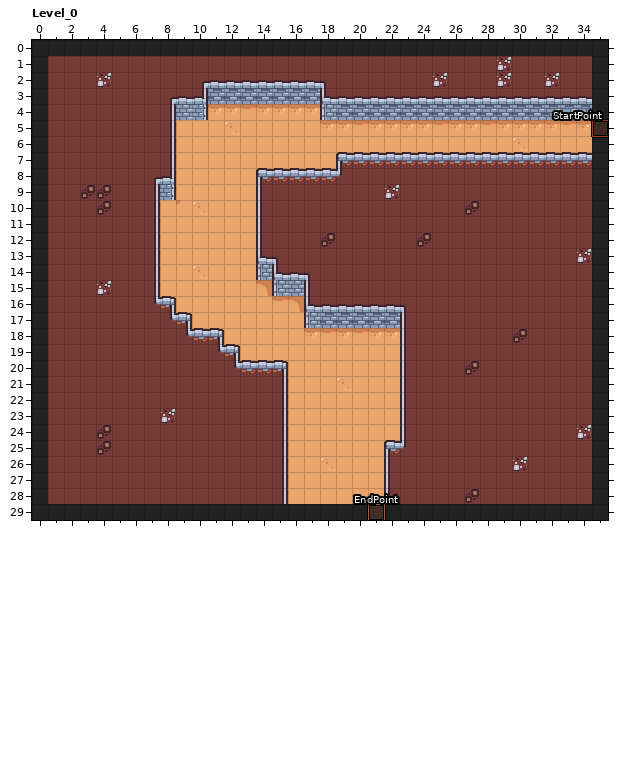
Level history. LDtk project: assets/level1.ldtk. The picture above is the old version.
Cells are 16x16 px. Shown: Level_0 x 0..35, y 0..29. The commit also changed other parts of the map, which this record leaves out.
And afterwards:
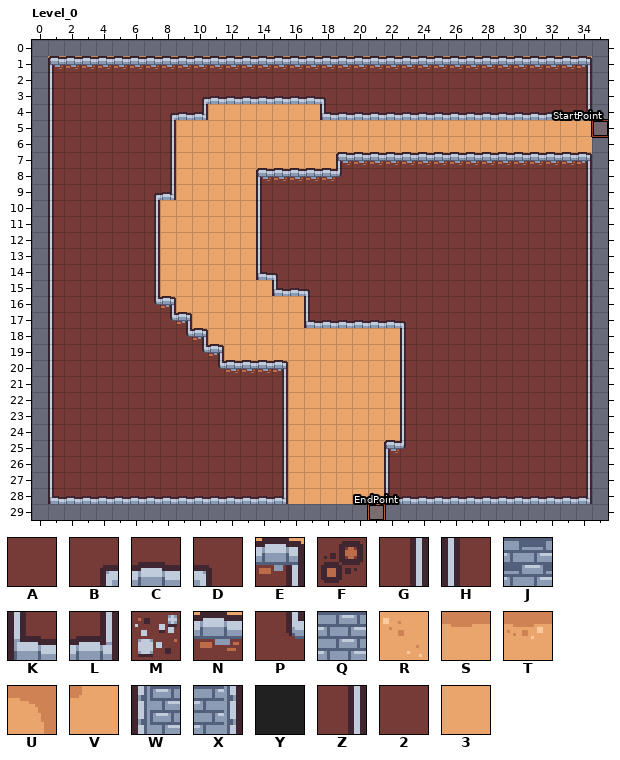
Key: from "Kenney_tilemap": A 0, B 1, C 2, D 3, E 5, F 12, G 13, H 13 flipped left-right, J 14, K 16, L 17, M 24, N 26, P 27 flipped left-right, Q 40, R 49, S 50, T 51, U 52, V 53, W 57, X 59; from "TileTypes": Y 4 "Edge"; from "TileTypes2": Z 1 "Walls", 2 2 "BuildArea", 3 3 "WalkArea".
_ is an empty cell, # one hidden under a higher layer.
What changed:
Layer "TileTypes2" (removed):
y 1: x 1..34 2222222222222222222222222222222222 -> __________________________________
y 2: x 1 2 -> _; x 4 2 -> _; x 10..18 222222222 -> _________; x 25 2 -> _; x 29 2 -> _; x 32 2 -> _; x 34 2 -> _
y 3: x 1 2 -> _; x 8..34 22ZZZZZZZZZ2222222222222222 -> ___________________________
y 4: x 1 2 -> _; x 8..34 ZZZ3333333ZZZZZZZZZZZZZZZZZ -> ___________________________
y 5: x 1 2 -> _; x 12 3 -> _; x 18..34 33333333333333333 -> _________________
y 6: x 1 2 -> _; x 30 3 -> _
y 7: x 1 2 -> _; x 34 Z -> _
y 8: x 1 2 -> _; x 7..8 2Z -> __; x 34 2 -> _
y 9: x 1 2 -> _; x 3..4 22 -> __; x 7..8 ZZ -> __; x 22 2 -> _; x 34 2 -> _
y 10: x 1 2 -> _; x 4 2 -> _; x 9..10 33 -> __; x 27 2 -> _; x 34 2 -> _
y 11: x 1 2 -> _; x 34 2 -> _
y 12: x 1 2 -> _; x 18 2 -> _; x 24 2 -> _; x 34 2 -> _
y 13: x 1 2 -> _; x 14..15 Z2 -> __; x 34 2 -> _
y 14: x 1 2 -> _; x 10 3 -> _; x 14..17 ZZ22 -> ____; x 34 2 -> _
y 15: x 1 2 -> _; x 4 2 -> _; x 14..17 3ZZZ -> ____; x 34 2 -> _
y 16: x 1 2 -> _; x 15..23 33Z222222 -> _________; x 34 2 -> _
y 17: x 1 2 -> _; x 17..23 ZZZZZZZ -> _______; x 34 2 -> _
y 18: x 1 2 -> _; x 10..11 ZZ -> __; x 17..22 333333 -> ______; x 30 2 -> _; x 34 2 -> _
y 19: x 1 2 -> _; x 10..12 2ZZ -> ___; x 34 2 -> _
y 20: x 1 2 -> _; x 11..12 2Z -> __; x 27 2 -> _; x 34 2 -> _
y 21: x 1 2 -> _; x 19 3 -> _; x 34 2 -> _
y 22: x 1 2 -> _; x 34 2 -> _
y 23: x 1 2 -> _; x 8 2 -> _; x 34 2 -> _
y 24..25: x 1 2 -> _; x 4 2 -> _; x 34 2 -> _
y 26: x 1 2 -> _; x 18 3 -> _; x 30 2 -> _; x 34 2 -> _
y 27: x 1 2 -> _; x 34 2 -> _
y 28: x 1..15 22222222222222Z -> _______________; x 22..34 Z222222222222 -> _____________
Layer "TileTypes" (removed):
y 0: x 0..35 YYYYYYYYYYYYYYYYYYYYYYYYYYYYYYYYYYYY -> ____________________________________
y 1: x 0..35 Y##################################Y -> ____________________________________
y 2: x 0..1 Y# -> __; x 4 # -> _; x 10..18 ######### -> _________; x 25 # -> _; x 29 # -> _; x 32 # -> _; x 34..35 #Y -> __
y 3..4: x 0..1 Y# -> __; x 8..35 ###########################Y -> ____________________________
y 5: x 0..1 Y# -> __; x 12 # -> _; x 18..35 #################Y -> __________________
y 6: x 0..1 Y# -> __; x 30 # -> _; x 35 Y -> _
y 7: x 0..1 Y# -> __; x 34..35 #Y -> __
y 8: x 0..1 Y# -> __; x 7..8 ## -> __; x 34..35 #Y -> __
y 9: x 0..1 Y# -> __; x 3..4 ## -> __; x 7..8 ## -> __; x 22 # -> _; x 34..35 #Y -> __
y 10: x 0..1 Y# -> __; x 4 # -> _; x 9..10 ## -> __; x 27 # -> _; x 34..35 #Y -> __
y 11: x 0..1 Y# -> __; x 34..35 #Y -> __
y 12: x 0..1 Y# -> __; x 18 # -> _; x 24 # -> _; x 34..35 #Y -> __
y 13: x 0..1 Y# -> __; x 14..15 ## -> __; x 34..35 #Y -> __
y 14: x 0..1 Y# -> __; x 10 # -> _; x 14..17 #### -> ____; x 34..35 #Y -> __
y 15: x 0..1 Y# -> __; x 4 # -> _; x 14..17 #### -> ____; x 34..35 #Y -> __
y 16: x 0..1 Y# -> __; x 15..23 ######### -> _________; x 34..35 #Y -> __
y 17: x 0..1 Y# -> __; x 17..23 ####### -> _______; x 34..35 #Y -> __
y 18: x 0..1 Y# -> __; x 10..11 ## -> __; x 17..22 ###### -> ______; x 30 # -> _; x 34..35 #Y -> __
y 19: x 0..1 Y# -> __; x 10..12 ### -> ___; x 34..35 #Y -> __
y 20: x 0..1 Y# -> __; x 11..12 ## -> __; x 27 # -> _; x 34..35 #Y -> __
y 21: x 0..1 Y# -> __; x 19 # -> _; x 34..35 #Y -> __
y 22: x 0..1 Y# -> __; x 34..35 #Y -> __
y 23: x 0..1 Y# -> __; x 8 # -> _; x 34..35 #Y -> __
y 24..25: x 0..1 Y# -> __; x 4 # -> _; x 34..35 #Y -> __
y 26: x 0..1 Y# -> __; x 18 # -> _; x 30 # -> _; x 34..35 #Y -> __
y 27: x 0..1 Y# -> __; x 34..35 #Y -> __
y 28: x 0..15 Y############### -> ________________; x 22..35 #############Y -> ______________
y 29: x 0..35 YYYYYYYYYYYYYYYYYYYYYYYYYYYYYYYYYYYY -> ____________________________________
Layer "Base":
y 1: x 1..34 AAAAAAAAAAAAAAAAAAAAAAAAAAAAMAAAAA -> 2222222222222222222222222222222222
y 2: x 1 A -> 2; x 4 M -> 2; x 10..18 BCCCCCCCD -> 222222222; x 25 M -> 2; x 29 M -> 2; x 32 M -> 2; x 34 A -> 2
y 3: x 1 A -> 2; x 8..34 BCLJJJJJJJKCCCCCCCCCCCCCCCC -> 222222222222222222222222222
y 4: x 1 A -> 2; x 8..34 GQXTTSTTTTWJJJJJJJJJJJJJJJJ -> 222333333322222222222222222
y 5: x 1 A -> 2; x 12 R -> 3; x 18..34 TTSTTTTSTTSTTTTST -> 33333333333333333
y 6: x 1 A -> 2; x 30 R -> 3
y 7: x 1 A -> 2; x 34 N -> 2
y 8: x 1 A -> 2; x 7..8 BL -> 22; x 34 A -> 2
y 9: x 1 A -> 2; x 3..4 FF -> 22; x 7..8 GX -> 22; x 22 M -> 2; x 34 A -> 2
y 10: x 1 A -> 2; x 4 F -> 2; x 9..10 VR -> 33; x 27 F -> 2; x 34 A -> 2
y 11: x 1 A -> 2; x 34 A -> 2
y 12: x 1 A -> 2; x 18 F -> 2; x 24 F -> 2; x 34 A -> 2
y 13: x 1 A -> 2; x 14..15 KD -> 22; x 34 M -> 2
y 14: x 1 A -> 2; x 10 R -> 3; x 14..17 WKCD -> 2222; x 34 A -> 2
y 15: x 1 A -> 2; x 4 M -> 2; x 14..17 UWQH -> 3222; x 34 A -> 2
y 16: x 1 A -> 2; x 15..23 SUKCCCCCD -> 332222222; x 34 A -> 2
y 17: x 1 A -> 2; x 17..23 WJJJJJH -> 2222222; x 34 A -> 2
y 18: x 1 A -> 2; x 10..11 NE -> 23; x 17..22 TSTSTT -> 333333; x 30 F -> 2; x 34 A -> 2
y 19: x 1 A -> 2; x 10..12 APE -> 223; x 34 A -> 2
y 20: x 1 A -> 2; x 11..12 AP -> 22; x 27 F -> 2; x 34 A -> 2
y 21: x 1 A -> 2; x 19 R -> 3; x 34 A -> 2
y 22: x 1 A -> 2; x 34 A -> 2
y 23: x 1 A -> 2; x 8 M -> 2; x 34 A -> 2
y 24: x 1 A -> 2; x 4 F -> 2; x 34 M -> 2
y 25: x 1 A -> 2; x 4 F -> 2; x 34 A -> 2
y 26: x 1 A -> 2; x 18 R -> 3; x 30 M -> 2; x 34 A -> 2
y 27: x 1 A -> 2; x 34 A -> 2
y 28: x 1..15 AAAAAAAAAAAAAAG -> 222222222222222; x 22..34 HAAAAFAAAAAAA -> 2222222222222
